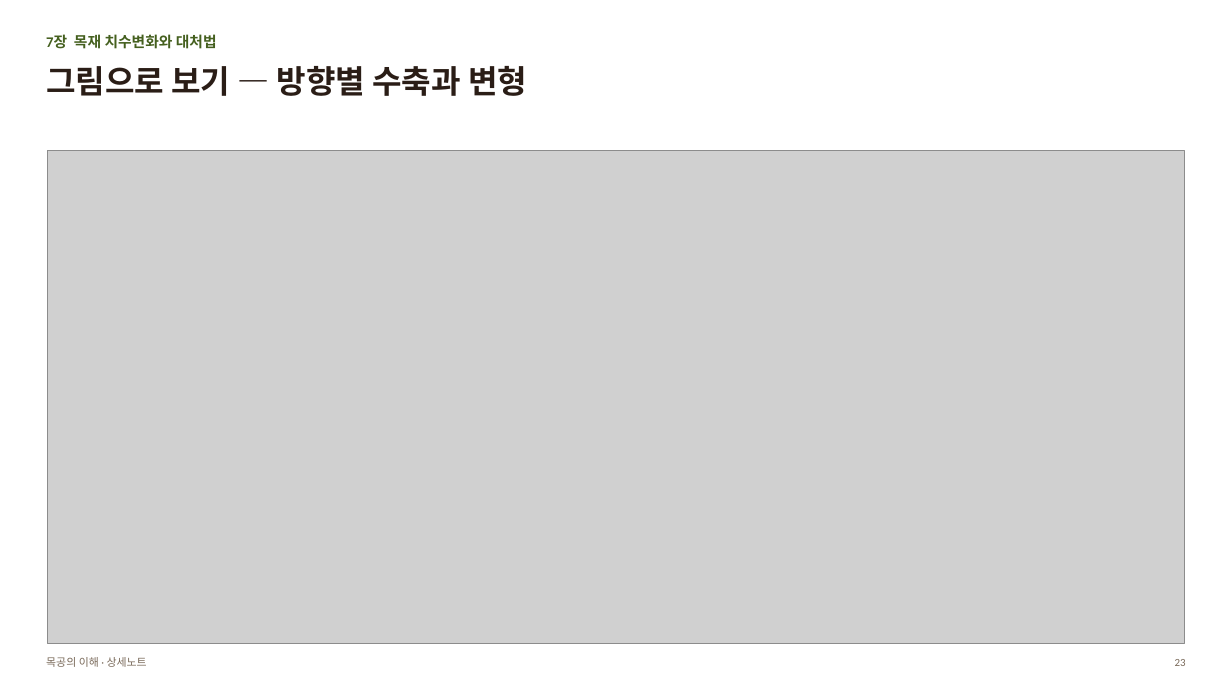
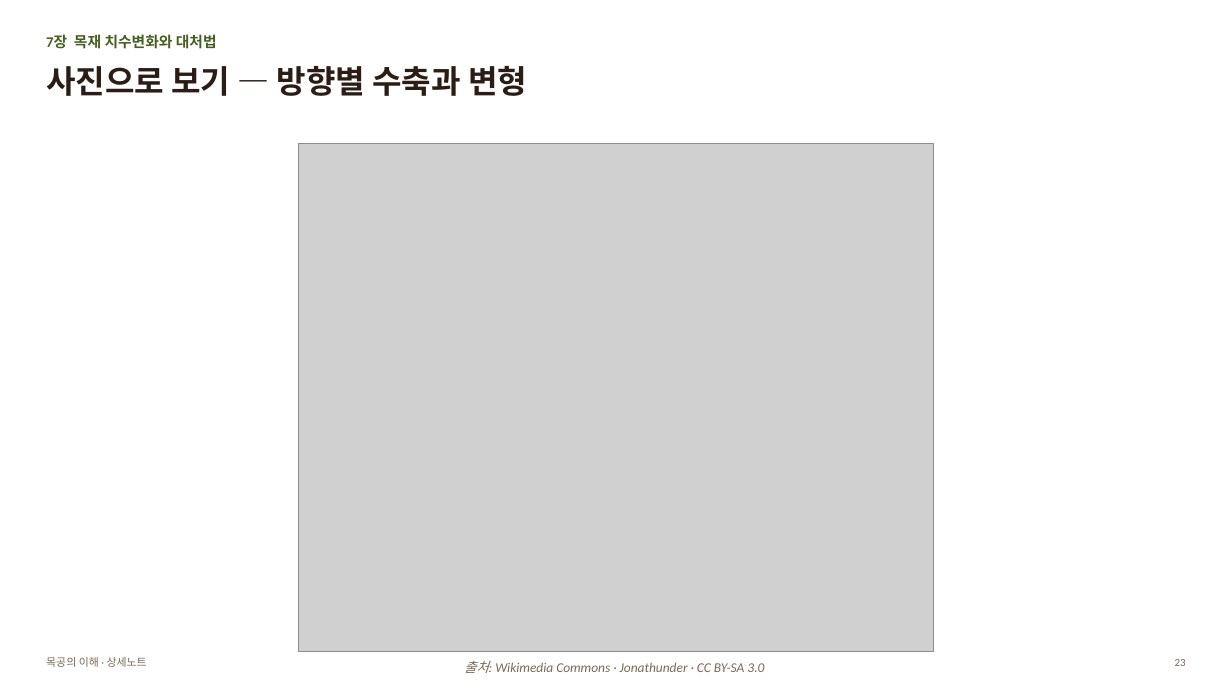
Before and after one commit to nskim4690-tech/my-workspace, a slide deck: slide 23 of 젠트리/목공방/공부방/목공의_이해/목공의_이해_상세노트.pptx. Drawn at 1232x693 pixels with LibreOffice and Linux fonts; fonts in the diff are those of the drawing; grey boxes stand for pictures. Boxes give left, top, right and bottom in pixels: in the first picture for what was removed or moved away, otherwise in the second. Text is boxed around its words. In the diff, an @@ line names an element or a change of style, - is before the commit and + after.

```diff
--- a/젠트리/목공방/공부방/목공의_이해/목공의_이해_상세노트.pptx
+++ b/젠트리/목공방/공부방/목공의_이해/목공의_이해_상세노트.pptx
@@ text at box(46, 66, 527, 96): text changed @@
-그림으로 보기 — 방향별 수축과 변형
+사진으로 보기 — 방향별 수축과 변형
@@ picture: place and size @@
-picture at box(48, 151, 1185, 644)
+picture at box(299, 143, 934, 652)
@@ text added at box(464, 661, 764, 673), 10.5 pt, text #7A6A5A, italic @@
+출처: Wikimedia Commons · Jonathunder · CC BY-SA 3.0
```
Also in this commit, not shown: 18 other slides changed, 1 other file.
